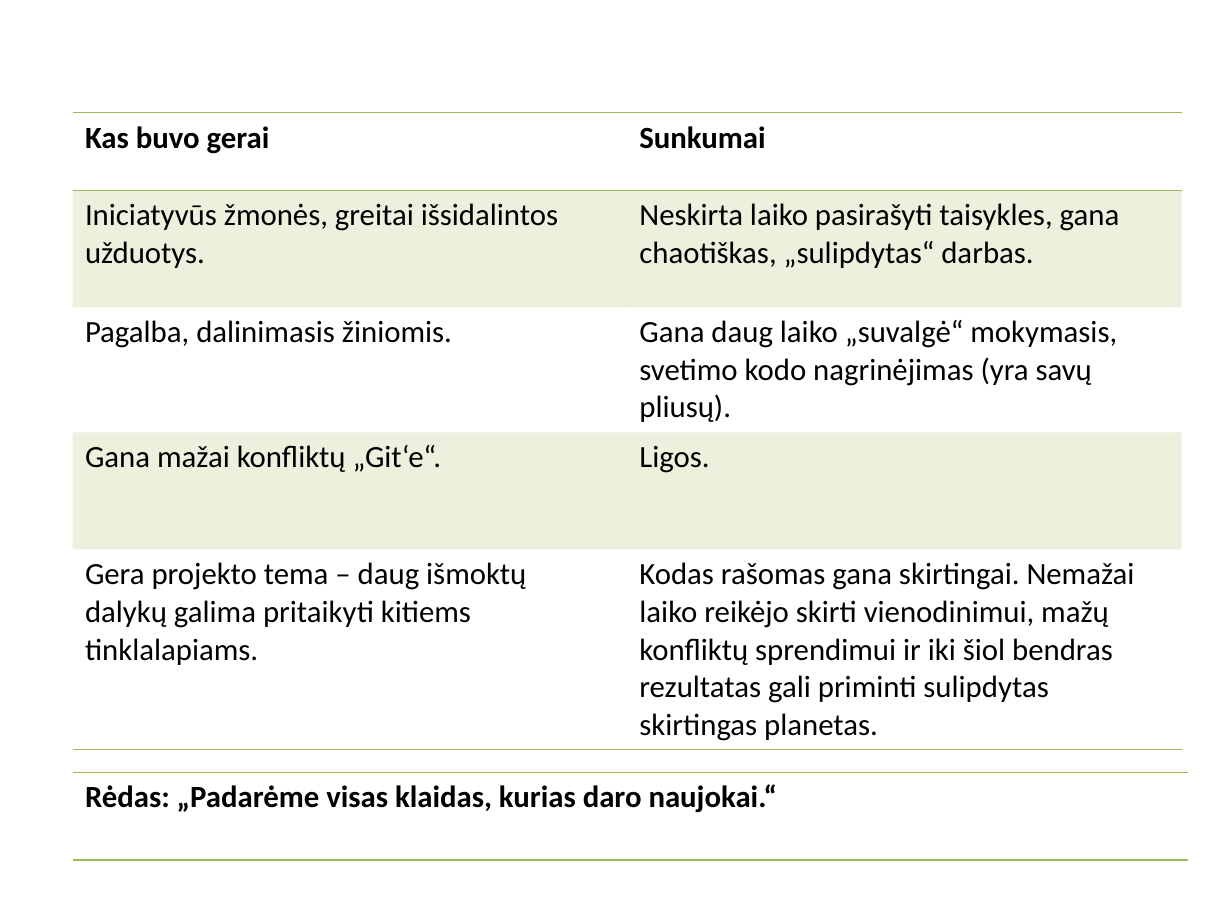
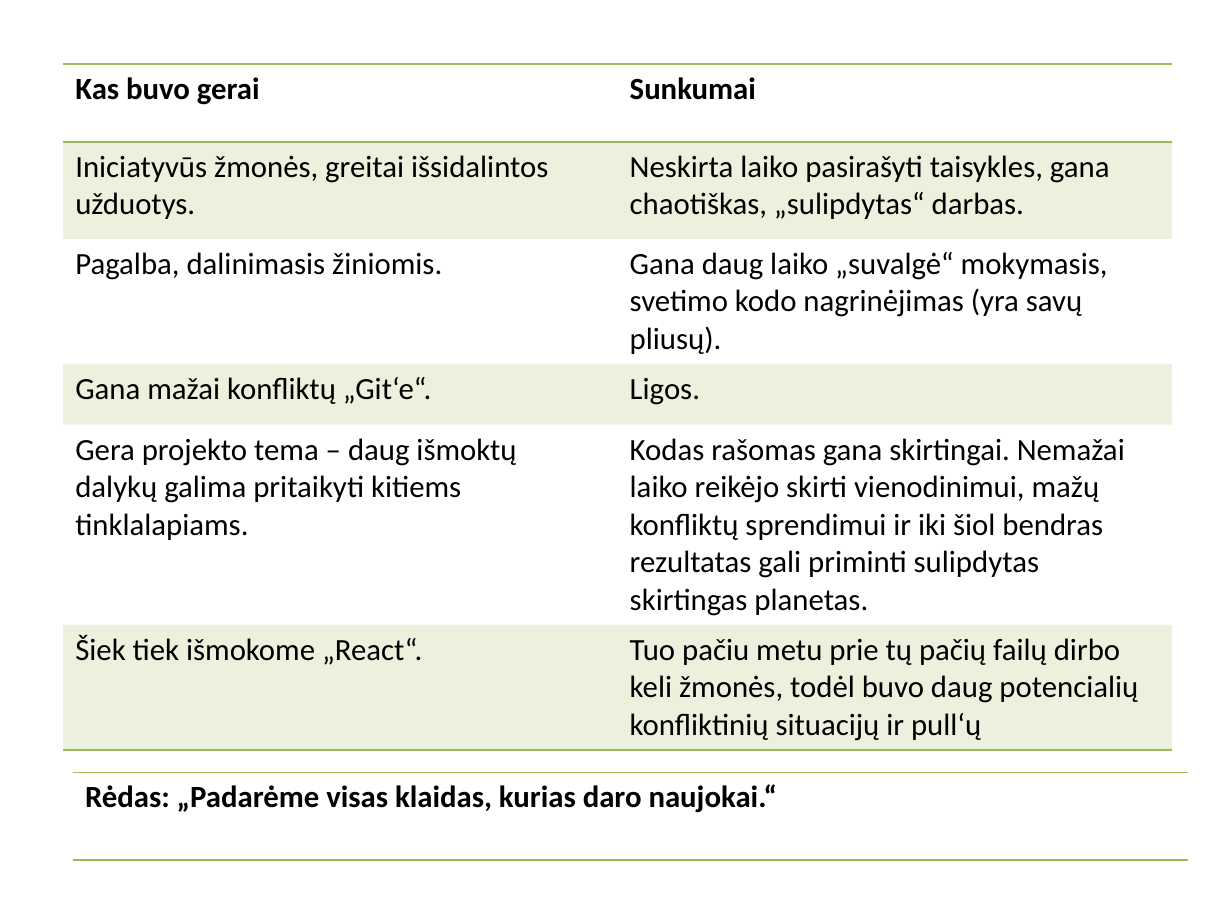
Before and after one commit to rstasiuliony/jp172_3_komanda, a slide deck: slide 3 of documentation/JP172-3 komanda, 2018 knygynas.pptx. Drawn at 1232x924 pixels with LibreOffice and Linux fonts; fonts in the diff are those of the drawing. Boxes give left, top, right and bottom in pixels: in the first picture for what was removed or moved away, otherwise in the second. Text is boxed around its words. In the diff, an @@ line names an element or a change of style, - is before the commit and + after.

Commit message:
Minor additions to the presentation slides

```diff
--- a/documentation/JP172-3 komanda, 2018 knygynas.pptx
+++ b/documentation/JP172-3 komanda, 2018 knygynas.pptx
@@ table at [63, 64, 1172, 745] @@
+row 6: Šiek tiek išmokome „React“. | Tuo pačiu metu prie tų pačių failų dirbo keli žmonės, todėl buvo daug potencialių konfliktinių situacijų ir pull‘ų
@@ table: place and size @@
-table at [73, 113, 1181, 745]
+table at [63, 64, 1172, 745]
```
